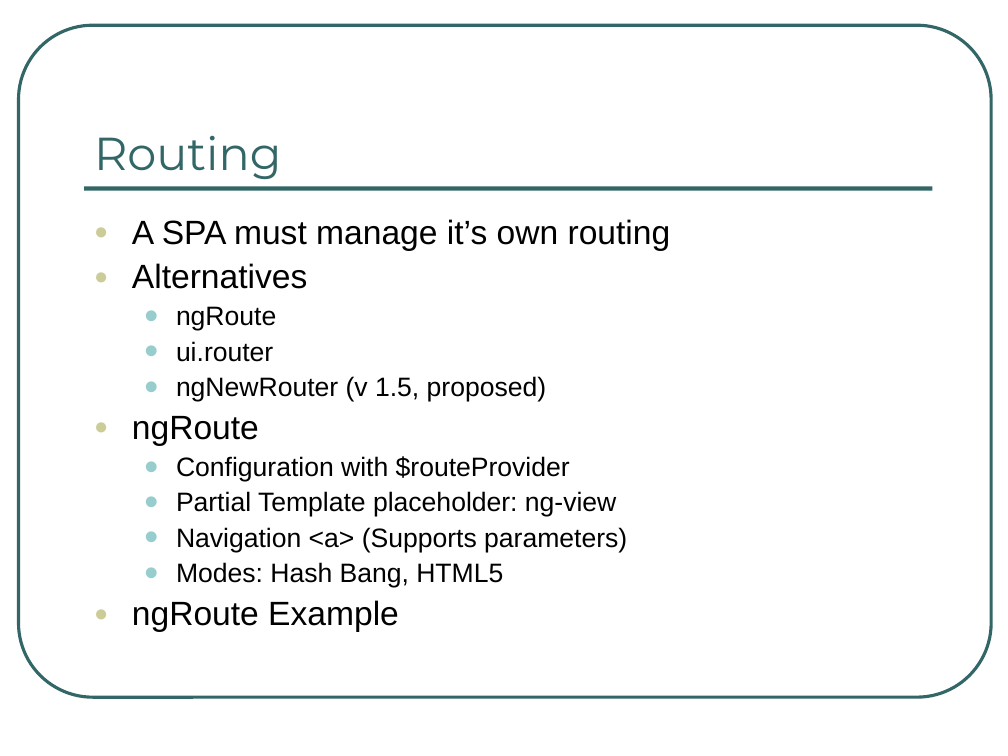
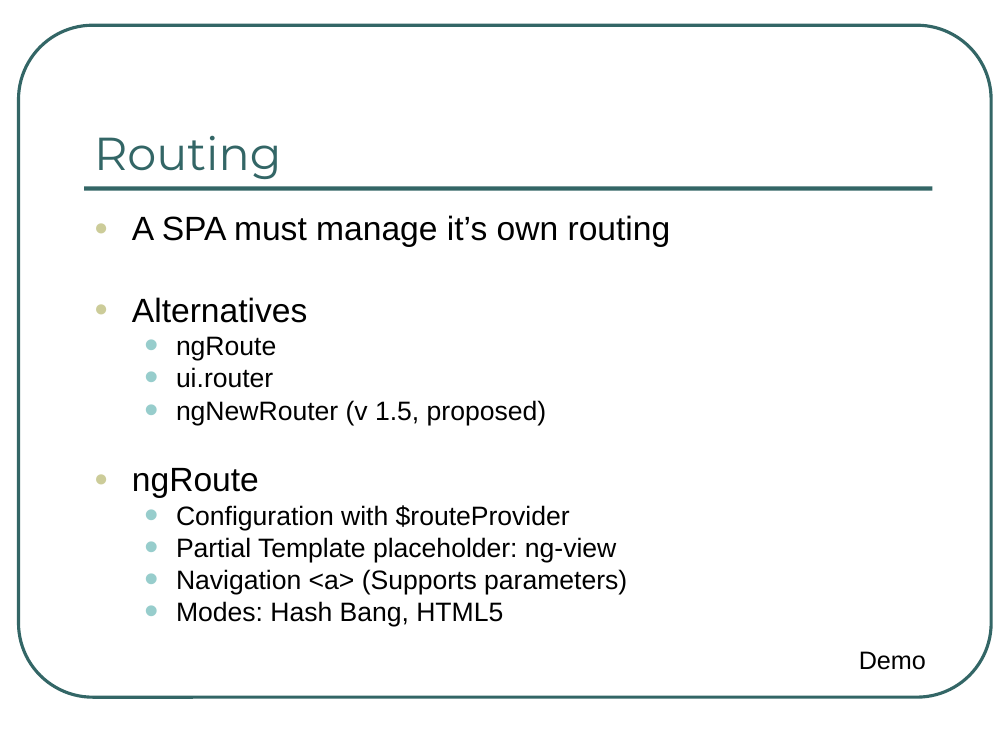
Before and after one commit to ng-al/AngularIntroApp, a slide deck: slide 34 of AngularJS Intro.ppt (slide 23 before the commit). Drawn at 1008x756 pixels with LibreOffice and Linux fonts; fonts in the diff are those of the drawing. Boxes give left, top, right and bottom in pixels: in the first picture for what was removed or moved away, otherwise in the second. Text is boxed around its words. In the diff, an @@ line names an element or a change of style, - is before the commit and + after.

```diff
--- a/AngularJS Intro.ppt
+++ b/AngularJS Intro.ppt
@@ text "A SPA must manage it’s ..." at bbox=[132, 215, 671, 627]: line spacing 0.9 to 0.8 @@
@@ text at bbox=[132, 600, 399, 632]: paragraph removed @@
-● ngRoute Example
@@ text added at bbox=[859, 651, 926, 670], 18 pt, text #000000 @@
+Demo
```
Also in this commit, not shown: 12 other slides changed, 12 slides added, 4 slides removed.
